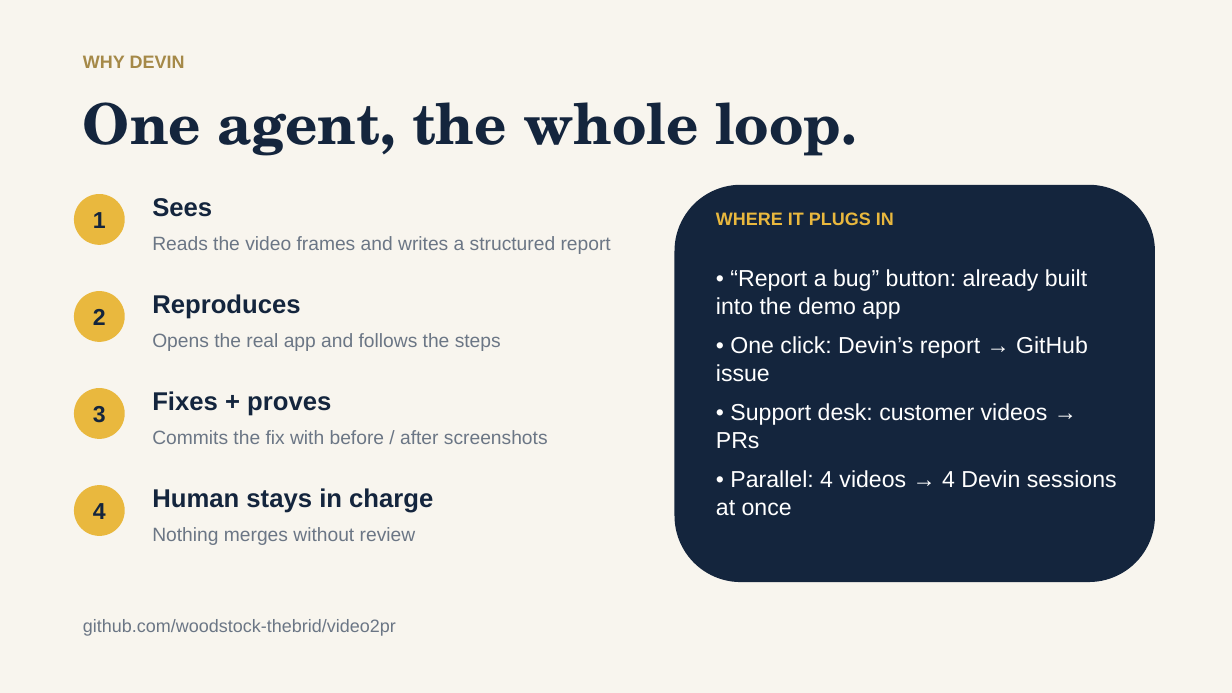
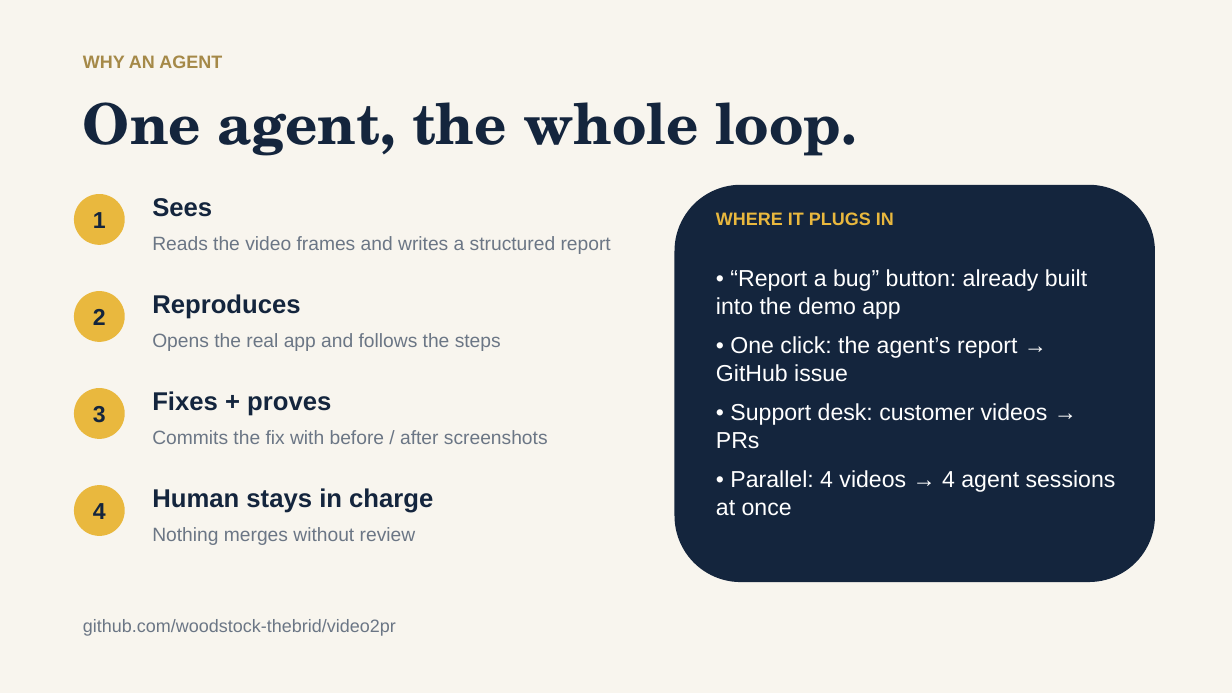
Before and after one commit to woodstock-thebrid/video2pr, a slide deck: slide 10 of docs/media/video2pr_slides.pptx. Drawn at 1232x693 pixels with LibreOffice and Linux fonts; fonts in the diff are those of the drawing. Boxes give left, top, right and bottom in pixels: in the first picture for what was removed or moved away, otherwise in the second. Text is boxed around its words. In the diff, an @@ line names an element or a change of style, - is before the commit and + after.

Commit message:
Refresh slides with AI agent wording and latest real run

```diff
--- a/docs/media/video2pr_slides.pptx
+++ b/docs/media/video2pr_slides.pptx
@@ text at (83, 55, 222, 68): text changed @@
-WHY DEVIN
+WHY AN AGENT
@@ text at (716, 336, 1017, 382): text changed @@
-• One click: Devin’s report → GitHub issue
+• One click: the agent’s report → GitHub issue
@@ text at (716, 470, 1116, 516): text changed @@
-• Parallel: 4 videos → 4 Devin sessions at once
+• Parallel: 4 videos → 4 agent sessions at once
```
Also in this commit, not shown: 6 other slides changed, 4 other files.
